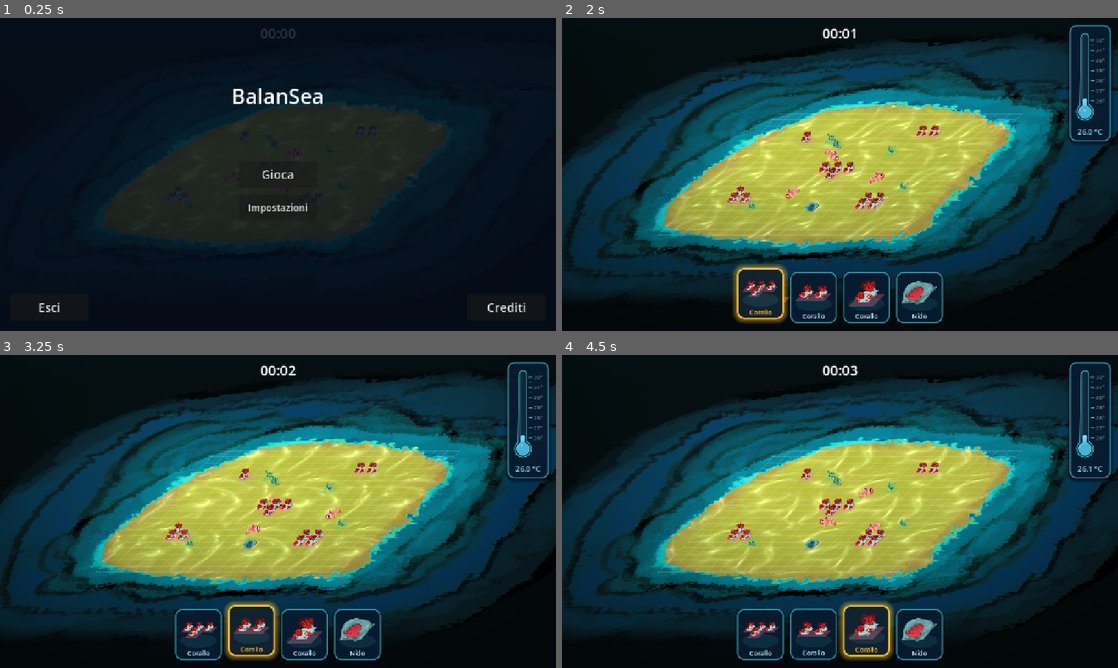
Above: before the commit, frames 1-4 (two rows, left to right).
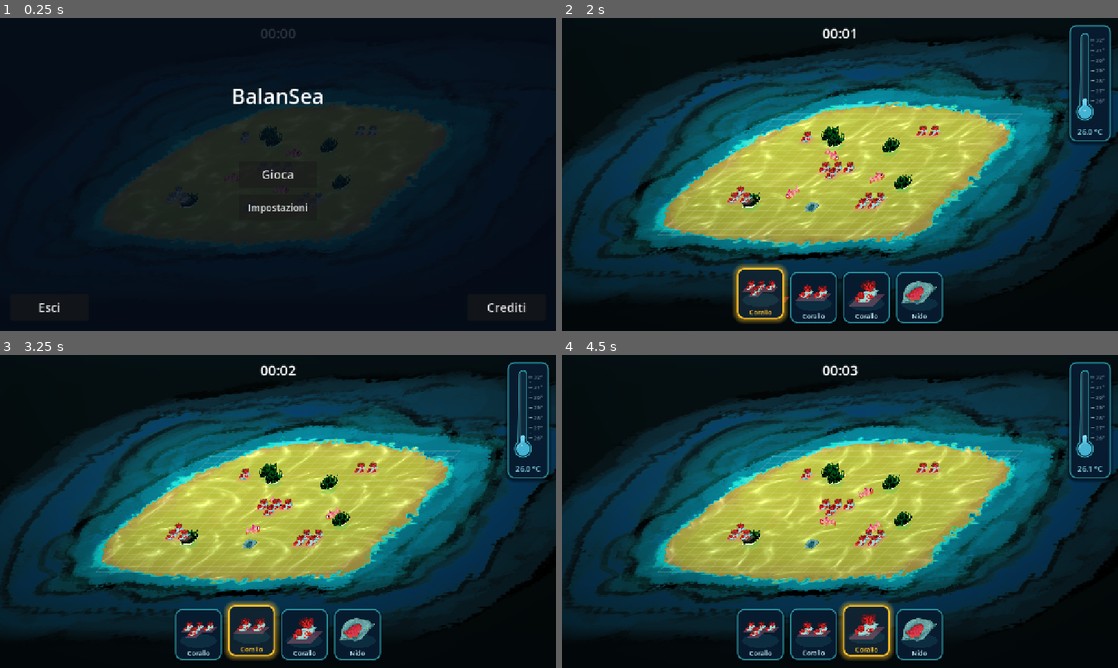
Above: after the commit, the same moments.

Repository: TakFog/rgj2026
Game: Godot game, scene res://main/main.tscn
The game is run twice, just before and just after one commit, with the same random seed, the same clock (stepped at 60 frames per second) and the same inputs. Sound files missing from this copy of the repository are replaced by a short silence.
Inputs (mouse positions are in pixels of both pictures, inside the frame that each line leads up to):
- Up to frame 1 (0.25 s): no input
- Up to frame 2 (2 s): click "Gioca" at 0.5 s; click (762, 296) at 1.27 s
- Up to frame 3 (3.25 s): click (200, 633) at 2.02 s; click (250, 633) at 2.77 s
- Up to frame 4 (4.5 s): click (812, 633) at 3.52 s; click (867, 633) at 4.27 s

The runs differ from the first frame. In frame 1, 0.3% of the frame differs, in the area x 32-63%, y 34-61%; in frame 2, 0.5%; in frame 3, 0.5%; in frame 4, 0.5%.

Commit message:
Use the designer's algae sprite with an underwater sway shader

Diff:
--- a/entities/algae/algae.gd
+++ b/entities/algae/algae.gd
@@ -8,10 +8,13 @@
 ## Used by the audio system (systems/b_audio.gd).
 signal spread
 
-## Temporary art, until the designer's algae sprite is ready.
-const TEXTURE := preload("res://assets/sprites/temp/algae.png")
+const TEXTURE := preload("res://assets/sprites/algae.png")
+## Swaying movement of the plant underwater (fragment-space UV warp).
+const SWAY_SHADER := preload("res://entities/algae/algae_sway.gdshader")
 ## Alpha of the coloured cell drawn under the sprite.
 const FOOTPRINT_ALPHA := 0.3
+## The art is a dark, detailed clump; lift it so it reads green on bright sand.
+const SPRITE_TINT := Color(1.8, 1.8, 1.8)
 
 var cell: Vector2i
 ## Last fish that reserved this algae (to swim to it or eat it), or null. It
@@ -38,7 +41,9 @@
 	# the turtle swimming over an algae stay on top of it.
 	# Faint footprint: the sprite does the reading, the cell only grounds it.
 	var visual := PlaceholderShape.cell(position, Color(0.3, 0.8, 0.35, FOOTPRINT_ALPHA))
-	visual.add_sprite(TEXTURE, 0.8)
+	var sprite := visual.add_sprite(TEXTURE, 1.6)
+	sprite.modulate = SPRITE_TINT
+	sprite.material = _sway_material(cell)
 	ViewFollower.attach(self, visual).z_index = -1
 	_rng.randomize()
 	_reset_timer()
@@ -91,6 +96,14 @@
 	_time_to_grow = AlgaeSpread.next_interval(base, Game.eco.algae_growth_jitter, _rng)
 
 
+## Per-cell phase: neighbouring algae sway independently instead of in lockstep.
+func _sway_material(at_cell: Vector2i) -> ShaderMaterial:
+	var material := ShaderMaterial.new()
+	material.shader = SWAY_SHADER
+	material.set_shader_parameter("phase", float(at_cell.x) * 0.73 + float(at_cell.y) * 1.21)
+	return material
+
+
 func _is_coral(entity: Object) -> bool:
 	return entity is Coral
 
--- /dev/null
+++ b/entities/algae/algae_sway.gdshader
@@ -0,0 +1,36 @@
+shader_type canvas_item;
+// Gentle underwater sway for the algae sprite.
+//
+// The sprite is a single quad, so the movement is a fragment-space UV warp
+// instead of a vertex deformation: the upper part of the plant drifts
+// horizontally while the base (the sand patch it grows from) stays put.
+// `phase` is set per algae so neighbouring plants do not move in lockstep.
+// Web-safe: Compatibility renderer / WebGL2, no screen texture.
+
+// Horizontal displacement at the tip, as a fraction of the texture width.
+uniform float sway_strength : hint_range(0.0, 0.08) = 0.025;
+uniform float sway_speed : hint_range(0.0, 4.0) = 1.1;
+// Vertical frequency: how many waves run from the roots to the tips.
+uniform float sway_frequency : hint_range(0.0, 20.0) = 4.5;
+// Horizontal frequency: ripples across the clump, so single fronds differ.
+uniform float ripple_frequency : hint_range(0.0, 40.0) = 9.0;
+// Bottom fraction of the sprite that is rooted and never moves.
+uniform float base_height : hint_range(0.0, 1.0) = 0.4;
+// Per-instance offset (radians) so the algae sway independently.
+uniform float phase = 0.0;
+
+
+void fragment() {
+	float anchor = 1.0 - base_height;
+	float height = clamp((anchor - UV.y) / max(anchor, 0.001), 0.0, 1.0);
+	// Quadratic falloff: the roots barely move, the tips swing the most.
+	height *= height;
+
+	float wave = sin(TIME * sway_speed + phase + UV.y * sway_frequency + UV.x * ripple_frequency);
+	float ripple = sin(TIME * sway_speed * 0.63 + phase * 1.7 + UV.y * sway_frequency * 0.6);
+	float offset = (wave * 0.7 + ripple * 0.3) * sway_strength * height;
+
+	vec2 uv = UV;
+	uv.x = clamp(uv.x + offset, 0.0, 1.0);
+	COLOR = texture(TEXTURE, uv) * COLOR;
+}
Binary file added: assets/sprites/algae.png
Not shown, changed: assets/sprites/algae.png.import
Binary file removed: assets/sprites/temp/algae.png
Not shown, added: entities/algae/algae_sway.gdshader.uid
